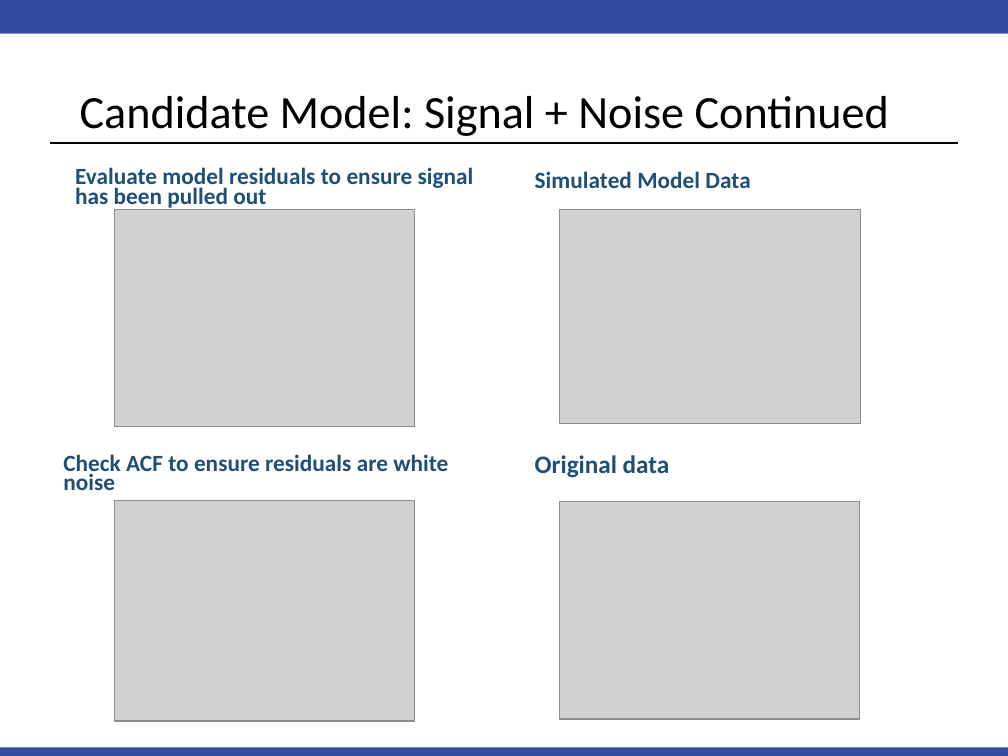
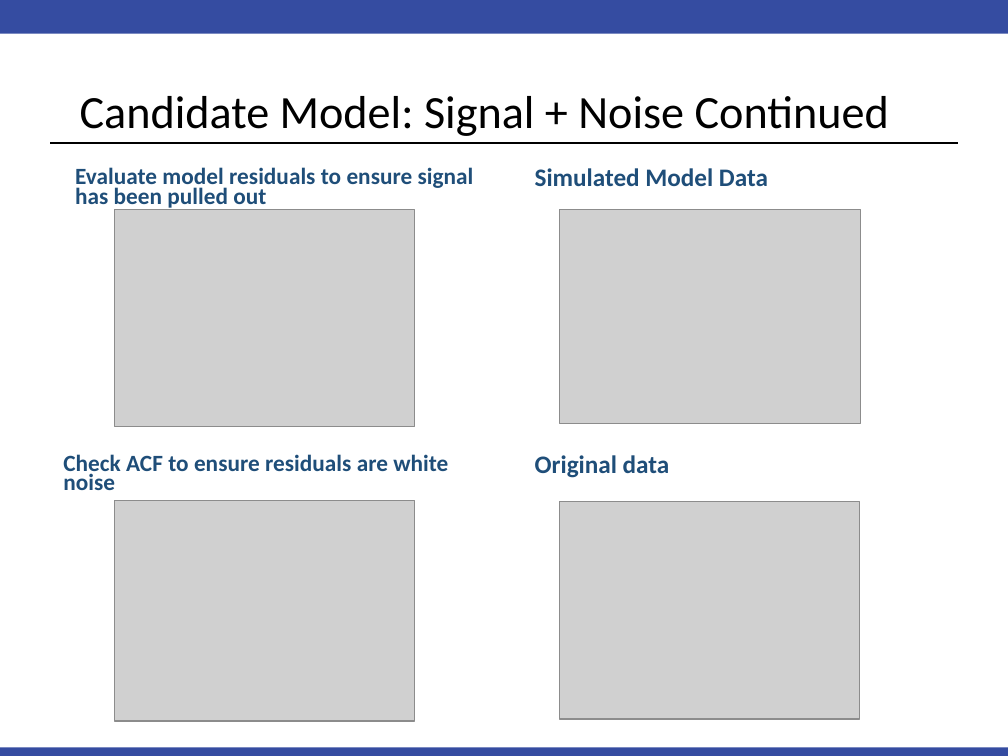
Before and after one commit to PaulAdams4361/Time-Series-Project, a slide deck: slide 7 of FinalPresentation.pptx. Drawn at 1008x756 pixels with LibreOffice and Linux fonts; fonts in the diff are those of the drawing; grey boxes stand for pictures. Boxes give left, top, right and bottom in pixels: in the first picture for what was removed or moved away, otherwise in the second. Text is boxed around its words. In the diff, an @@ line names an element or a change of style, - is before the commit and + after.

```diff
--- a/FinalPresentation.pptx
+++ b/FinalPresentation.pptx
@@ text "Simulated Model Data" at <box>535,168,768,186</box>: size 16.6 to 18 pt; line spacing 0.7 to 0.9 @@
```
Also in this commit, not shown: 4 other slides changed.
